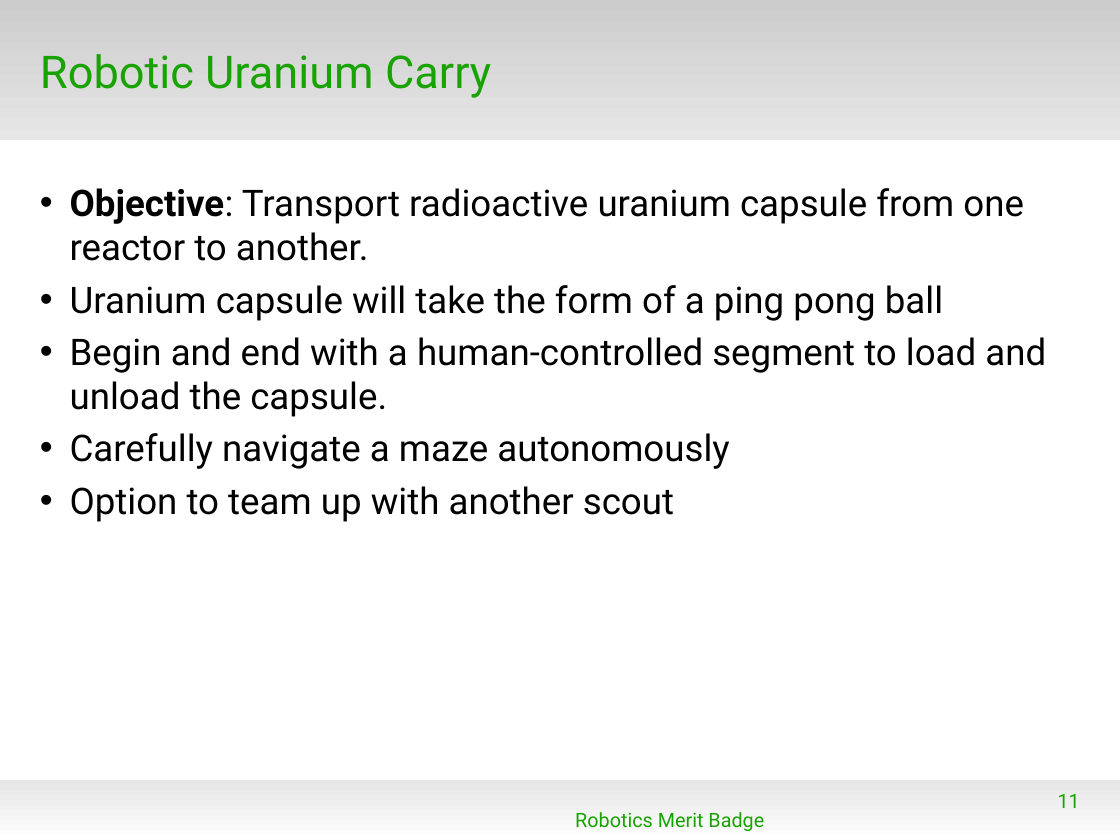
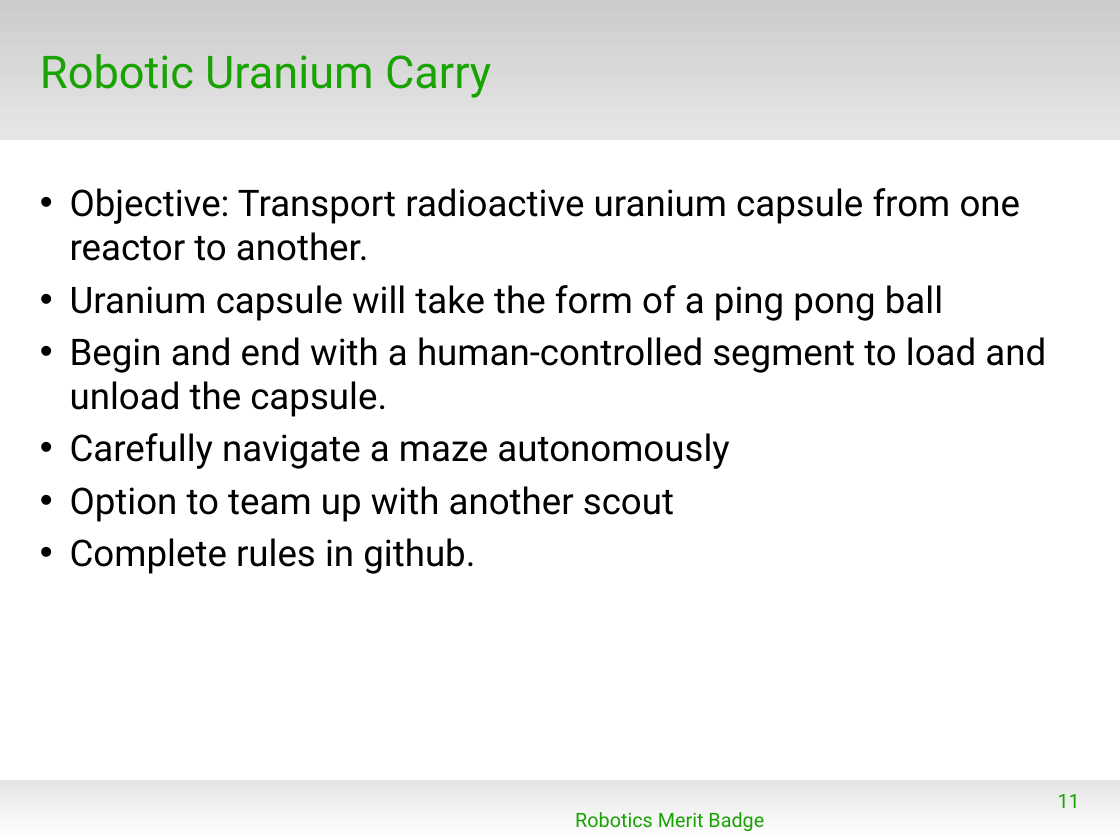
Before and after one commit to spiderman-2099/RoboticsMB, a slide deck: slide 11 of doc/RMB_Session2.odp. Drawn at 1120x840 pixels with LibreOffice and Linux fonts; fonts in the diff are those of the drawing; background and template pictures are left out. Boxes give left, top, right and bottom in pixels: in the first picture for what was removed or moved away, otherwise in the second. Text is boxed around its words. In the diff, an @@ line names an element or a change of style, - is before the commit and + after.

```diff
--- a/doc/RMB_Session2.odp
+++ b/doc/RMB_Session2.odp
@@ text at [70, 188, 1021, 261]: bold off in "Objective:" @@
@@ text at [70, 538, 475, 574]: paragraph added @@
+• Complete rules in github.
```
Also in this commit, not shown: 1 other slide changed, 1 other file.
